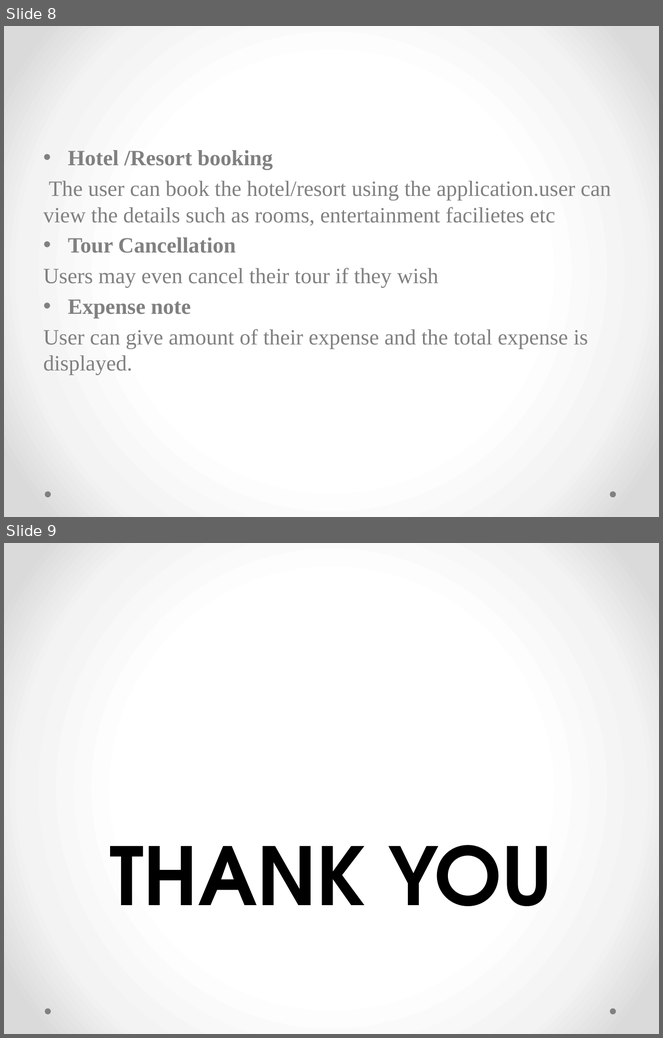
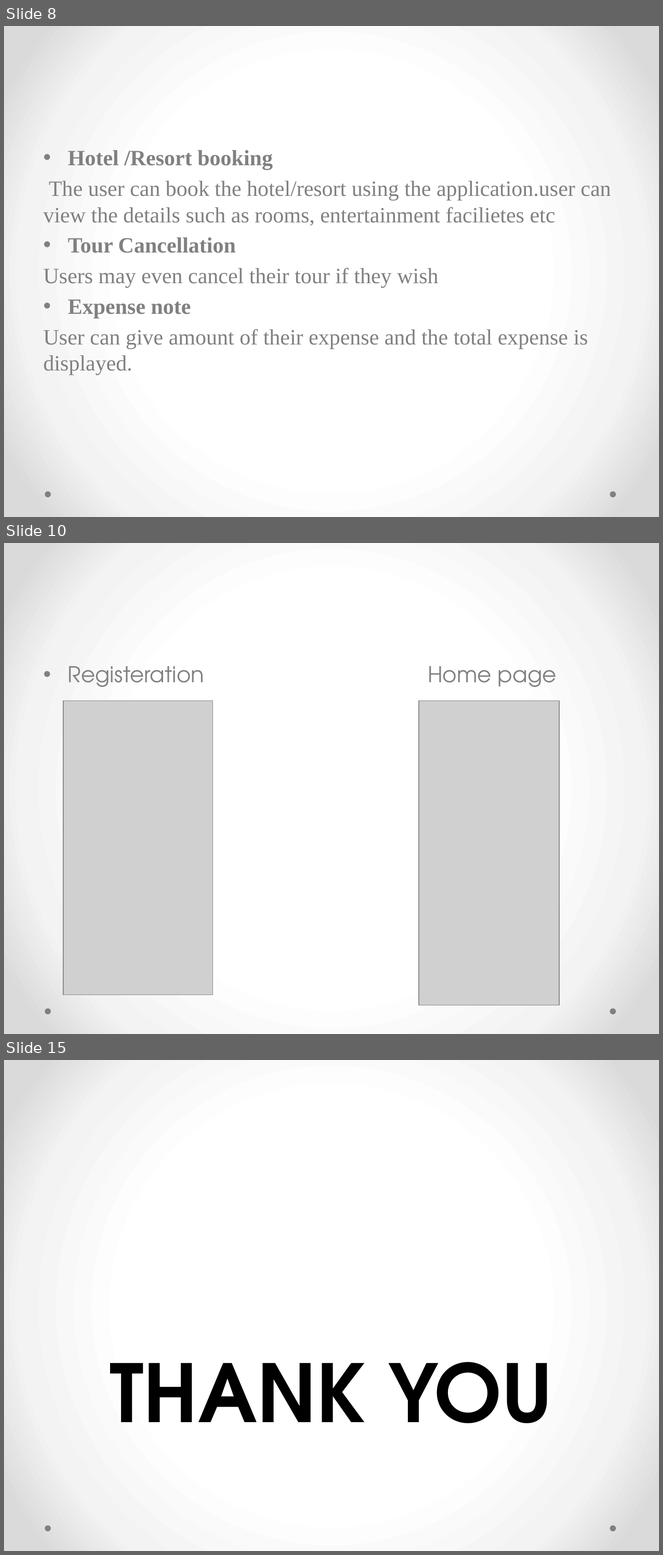
Before and after one commit to Devikapnair/main-project, a slide deck: TRAVEL MATE.pptx. Shown one above the other, each under a label of ours: slides 8 and 9 before the commit, slides 8, 10 and 15 after it; the slides between them are not shown. The pictures are 663x1038 and 663x1555 pixels, drawn with LibreOffice and Linux fonts; fonts in the diff are those of the drawing; grey boxes stand for pictures. Boxes give left, top, right and bottom in pixels: in the first picture for what was removed or moved away, otherwise in the second. Text is boxed around its words. In the diff, an @@ line names an element or a change of style, - is before the commit and + after.

```diff
--- a/TRAVEL MATE.pptx
+++ b/TRAVEL MATE.pptx
@@ slide 10 added at (4,543,659,1034), background gradient #FFFFFF to #F4F4F4 to #DADADA; not listed: 2 template elements that a slide beside it also shows @@
@@ text added at (68,666,557,687), 24 pt, text #808080 @@
+• Registeration Home page
@@ picture added at (64,701,213,995) @@
@@ picture added at (419,701,559,1006) @@
@@ what was slide 9 is now slide 15 @@
```
Also in this commit, not shown: 3 slides changed, 5 other slides added.
